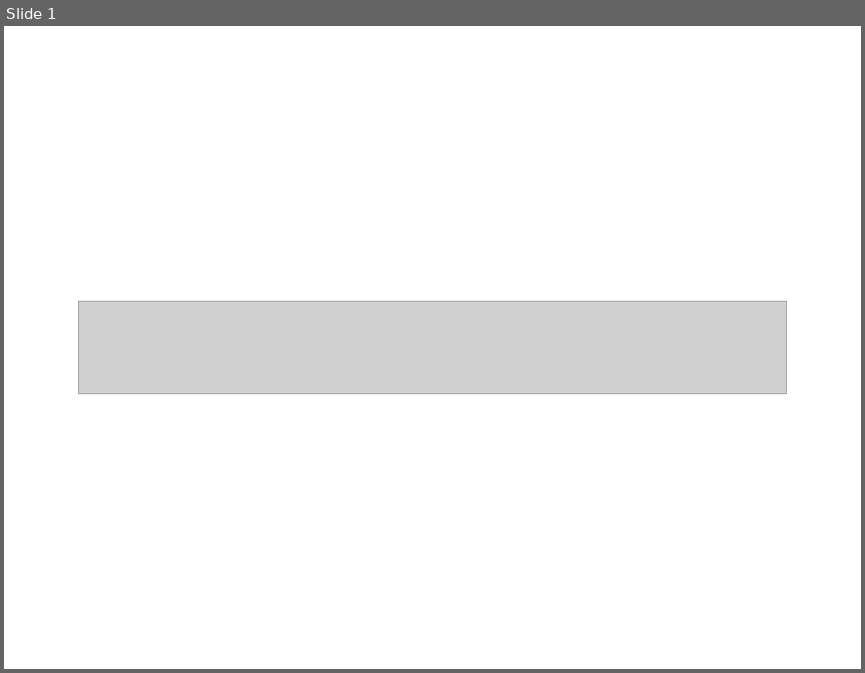
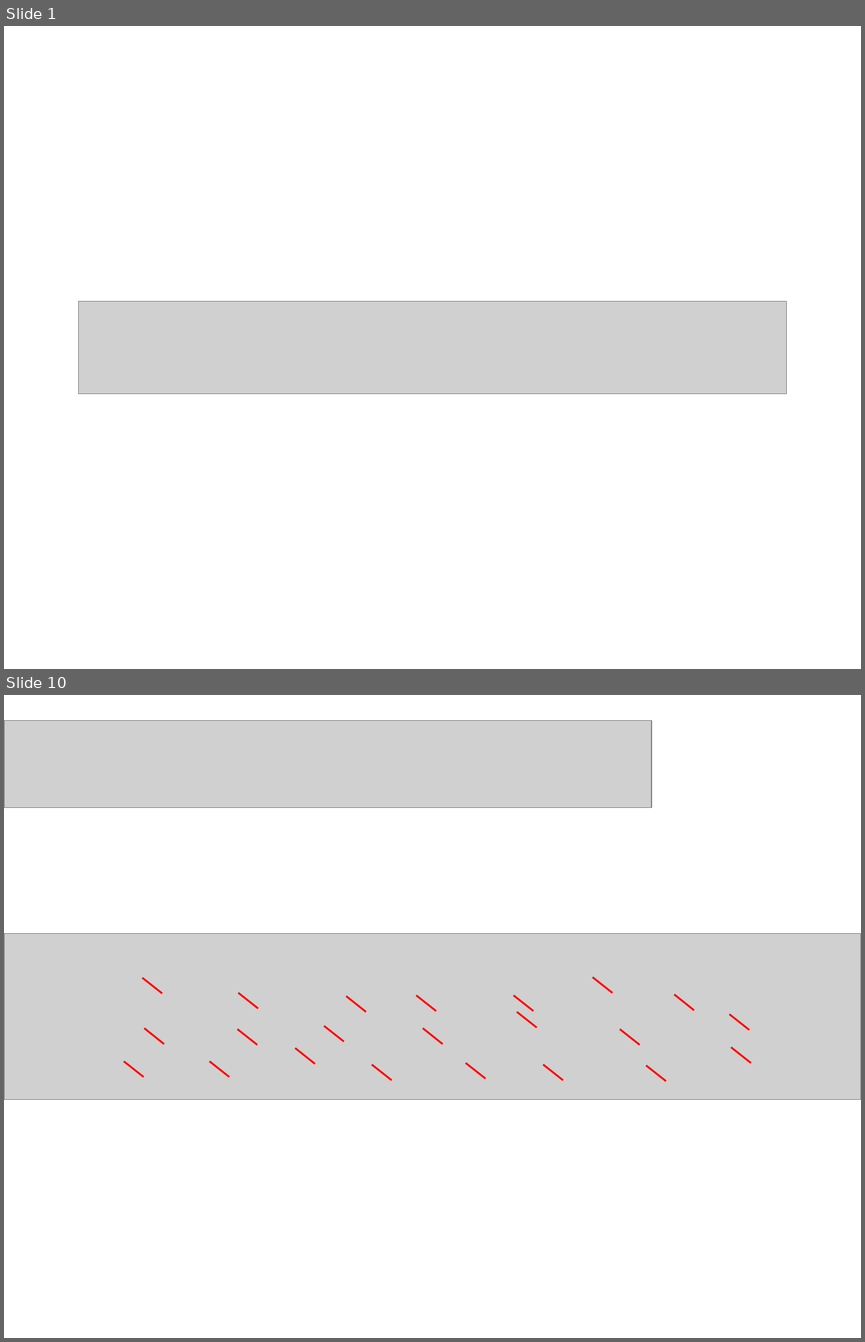
Before and after one commit to dkuzminov/polnikova, a slide deck: 1 класс/08. Звонкие и глухие согласные.ppt. Shown one above the other, each under a label of ours: slide 1 before the commit, slides 1 and 10 after it; the slides between them are not shown. The pictures are 865x673 and 865x1342 pixels, drawn with LibreOffice and Linux fonts; fonts in the diff are those of the drawing; grey boxes stand for pictures. Boxes give left, top, right and bottom in pixels: in the first picture for what was removed or moved away, otherwise in the second. Text is boxed around its words. In the diff, an @@ line names an element or a change of style, - is before the commit and + after.

```diff
--- a/1 класс/08. Звонкие и глухие согласные.ppt
+++ b/1 класс/08. Звонкие и глухие согласные.ppt
@@ slide 10 added at box(4, 695, 861, 1338), background #FFFFFF @@
@@ picture added at box(4, 721, 652, 808) @@
@@ picture added at box(4, 933, 861, 1100) @@
@@ line added from (142, 978) to (162, 993), #FF0000 1.5 pt @@
@@ line added from (593, 977) to (613, 992), #FF0000 1.5 pt @@
@@ line added from (238, 992) to (258, 1008), #FF0000 1.5 pt @@
@@ line added from (346, 996) to (366, 1012), #FF0000 1.5 pt @@
@@ line added from (416, 995) to (436, 1011), #FF0000 1.5 pt @@
@@ line added from (514, 995) to (534, 1011), #FF0000 1.5 pt @@
@@ line added from (674, 994) to (694, 1011), #FF0000 1.5 pt @@
@@ line added from (516, 1012) to (537, 1028), #FF0000 1.5 pt @@
@@ line added from (730, 1014) to (749, 1030), #FF0000 1.5 pt @@
@@ line added from (145, 1028) to (164, 1044), #FF0000 1.5 pt @@
@@ line added from (237, 1029) to (257, 1045), #FF0000 1.5 pt @@
@@ line added from (324, 1025) to (344, 1041), #FF0000 1.5 pt @@
@@ line added from (423, 1028) to (443, 1044), #FF0000 1.5 pt @@
@@ line added from (620, 1029) to (640, 1045), #FF0000 1.5 pt @@
@@ line added from (124, 1061) to (143, 1076), #FF0000 1.5 pt @@
@@ line added from (209, 1061) to (229, 1076), #FF0000 1.5 pt @@
@@ line added from (295, 1048) to (315, 1064), #FF0000 1.5 pt @@
@@ line added from (730, 1047) to (751, 1063), #FF0000 1.5 pt @@
@@ line added from (372, 1064) to (392, 1080), #FF0000 1.5 pt @@
@@ line added from (466, 1063) to (485, 1078), #FF0000 1.5 pt @@
@@ line added from (543, 1064) to (563, 1080), #FF0000 1.5 pt @@
@@ line added from (646, 1065) to (666, 1081), #FF0000 1.5 pt @@
```
Also in this commit, not shown: 8 other slides added, 9 slides removed, 22 other files.
